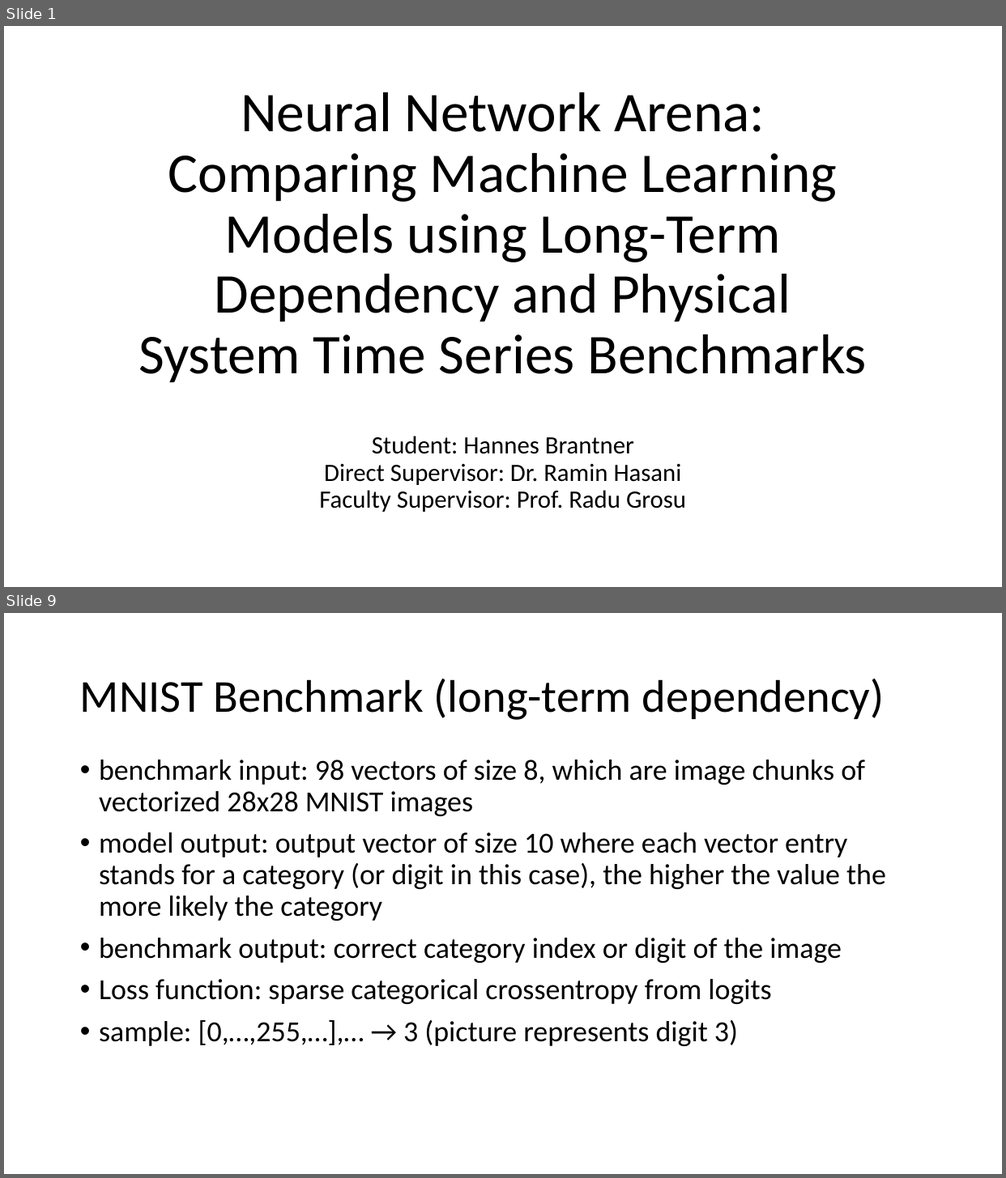
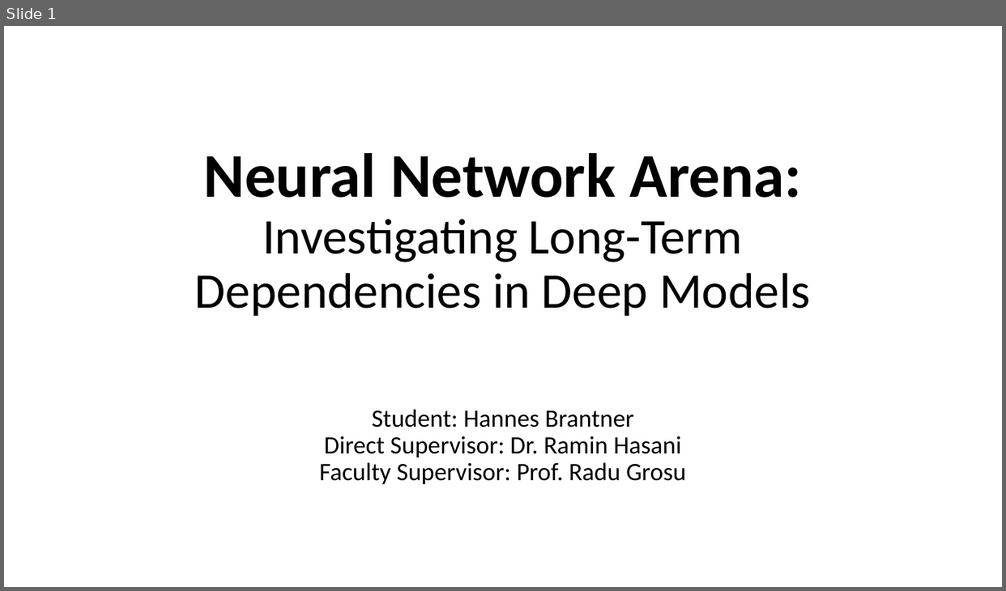
Before and after one commit to Oidlichtnwoada/NeuralNetworkArena, a slide deck: thesis/presentations/thesis_presentation.pptx. Shown one above the other, each under a label of ours: slides 1 and 9 before the commit, slide 1 after it; the slides between them are not shown. The pictures are 1006x1178 and 1006x591 pixels, drawn with LibreOffice and Linux fonts; fonts in the diff are those of the drawing. Boxes give left, top, right and bottom in pixels: in the first picture for what was removed or moved away, otherwise in the second. Text is boxed around its words. In the diff, an @@ line names an element or a change of style, - is before the commit and + after.

```diff
--- a/thesis/presentations/thesis_presentation.pptx
+++ b/thesis/presentations/thesis_presentation.pptx
@@ slide 9 removed at [4,613,1002,1174], background #FFFFFF @@
@@ title removed at [80,679,884,720] @@
-MNIST Benchmark (long-term dependency)
@@ text removed at [99,760,886,1046] @@
-• benchmark input: 98 vectors of size 8, which are image chunks of vectorized 28x28 MNIST images
-• model output: output vector of size 10 where each vector entry stands for a category (or digit in this case), the higher the value the more likely the category
-• benchmark output: correct category index or digit of the image
-• Loss function: sparse categorical crossentropy from logits
-• sample: [0,…,255,…],… → 3 (picture represents digit 3)
@@ slide 1 changed as well @@
@@ title at [195,153,810,316]: text changed; size 54 to 48 pt @@
-Neural Network Arena: Comparing Machine Learning Models using Long-Term Dependency and Physical System Time Series Benchmarks
+Neural Network Arena: Investigating Long-Term Dependencies in Deep Models
@@ subtitle "Student: Hannes Brantner Direct Supervisor: ...": place and size @@
-subtitle "Student: Hannes Brantner Direct Supervisor: ..." at [319,436,686,512]
+subtitle "Student: Hannes Brantner Direct Supervisor: ..." at [319,409,686,484]
```
Also in this commit, not shown: 3 other slides changed, 16 slides added, 34 other slides removed, 2 other files.
